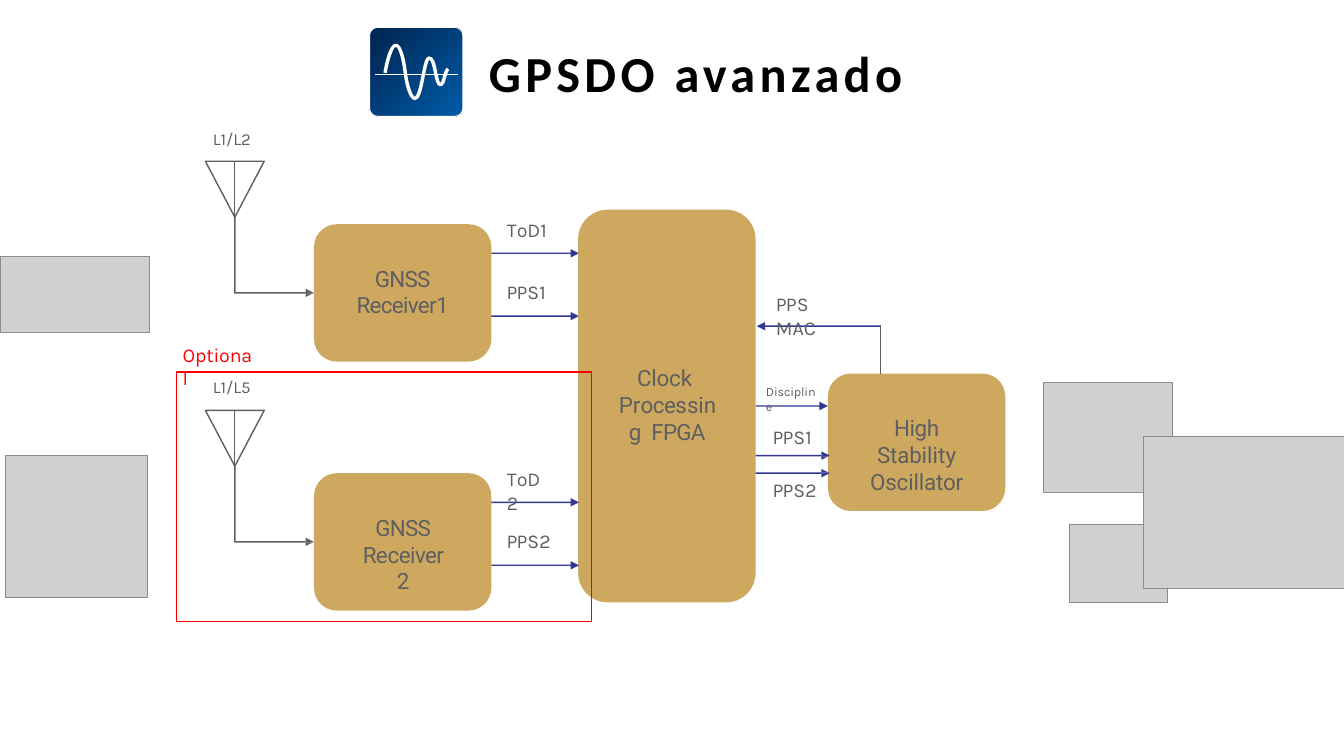
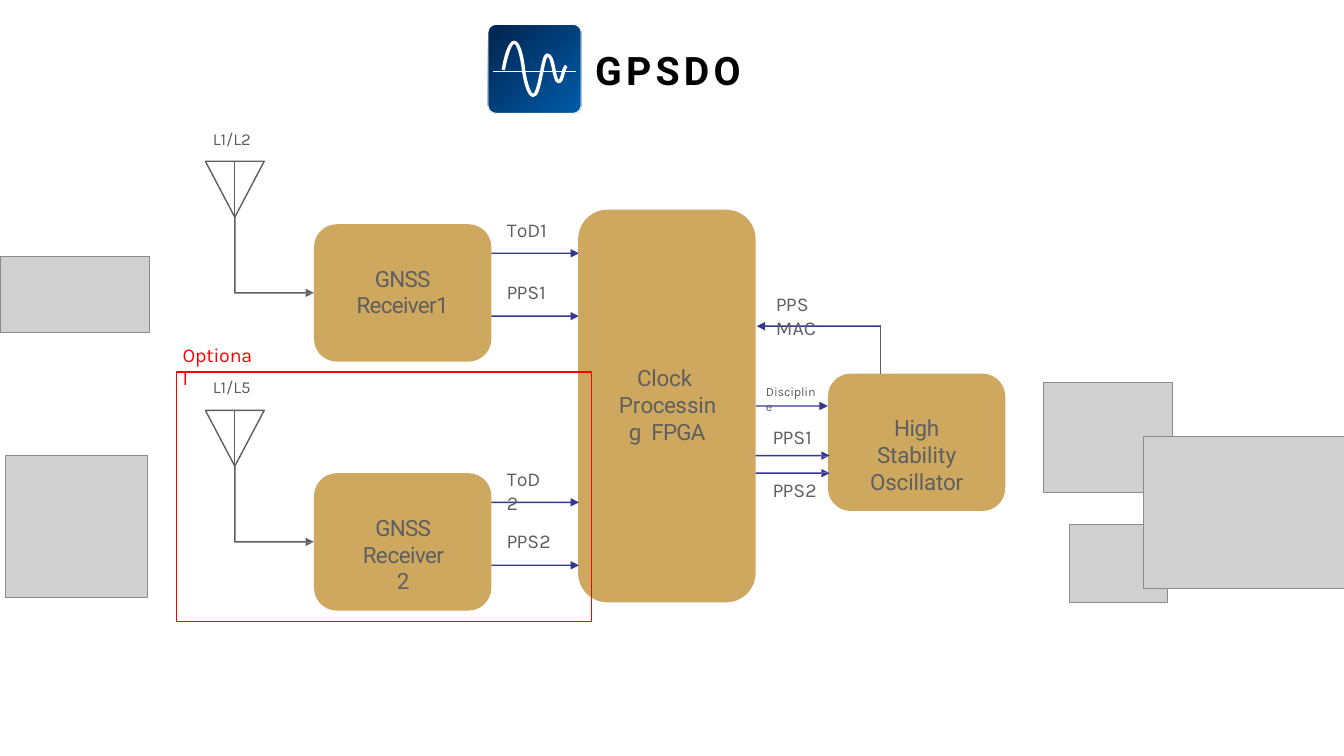
Before and after one commit to SiwaNetwork/QUANTUM, a slide deck: slide 9 of Time-Card/ДОКУМЕНТЫ/МАТЕРИАЛ СТАТЬИ/Синхронизация кейсы на испанском.pptx (slide 10 before the commit). Drawn at 1344x756 pixels with LibreOffice and Linux fonts; fonts in the diff are those of the drawing; grey boxes stand for pictures. Boxes give left, top, right and bottom in pixels: in the first picture for what was removed or moved away, otherwise in the second. Text is boxed around its words. In the diff, an @@ line names an element or a change of style, - is before the commit and + after.

```diff
--- a/Time-Card/ДОКУМЕНТЫ/МАТЕРИАЛ СТАТЬИ/Синхронизация кейсы на испанском.pptx
+++ b/Time-Card/ДОКУМЕНТЫ/МАТЕРИАЛ СТАТЬИ/Синхронизация кейсы на испанском.pptx
@@ 3 freeform shapes: place and size @@
-3 freeform shapes at [370,27,464,116]
+3 freeform shapes at [488,24,582,113]
@@ title at [595,56,741,86]: text changed; size 36 to 28 pt; font Calibri to Roboto @@
-GPSDO avanzado
+GPSDO
```
Also in this commit, not shown: 24 other slides changed, 10 slides added, 12 slides removed.
